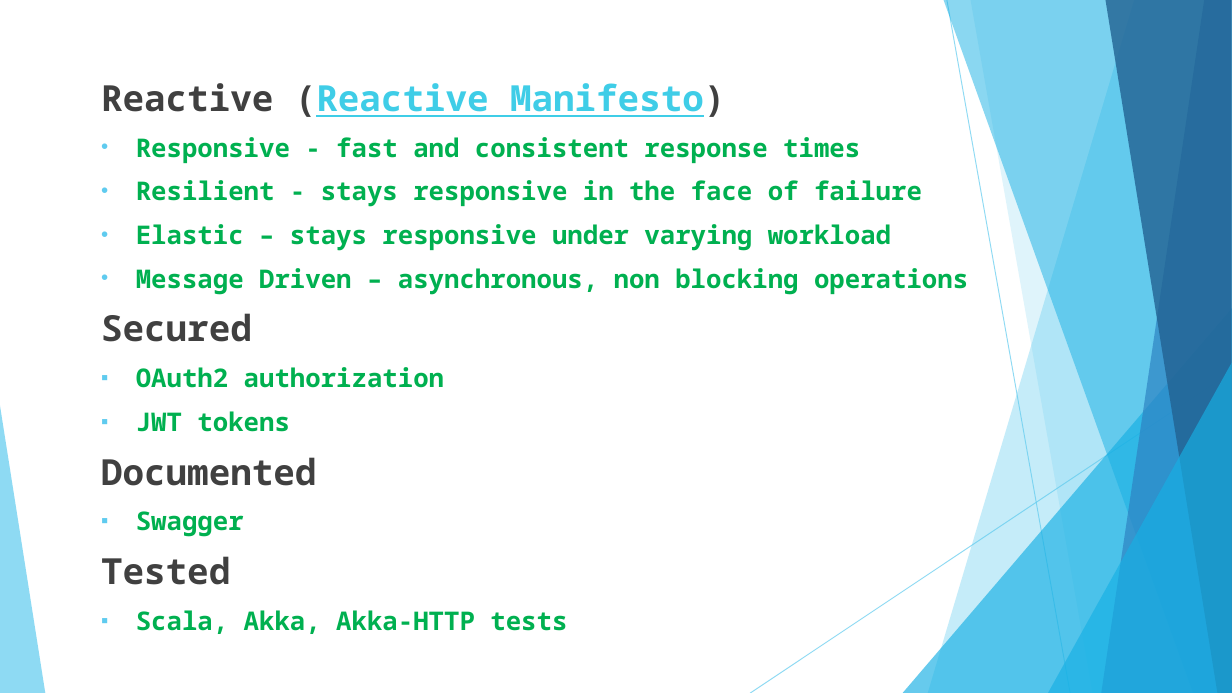
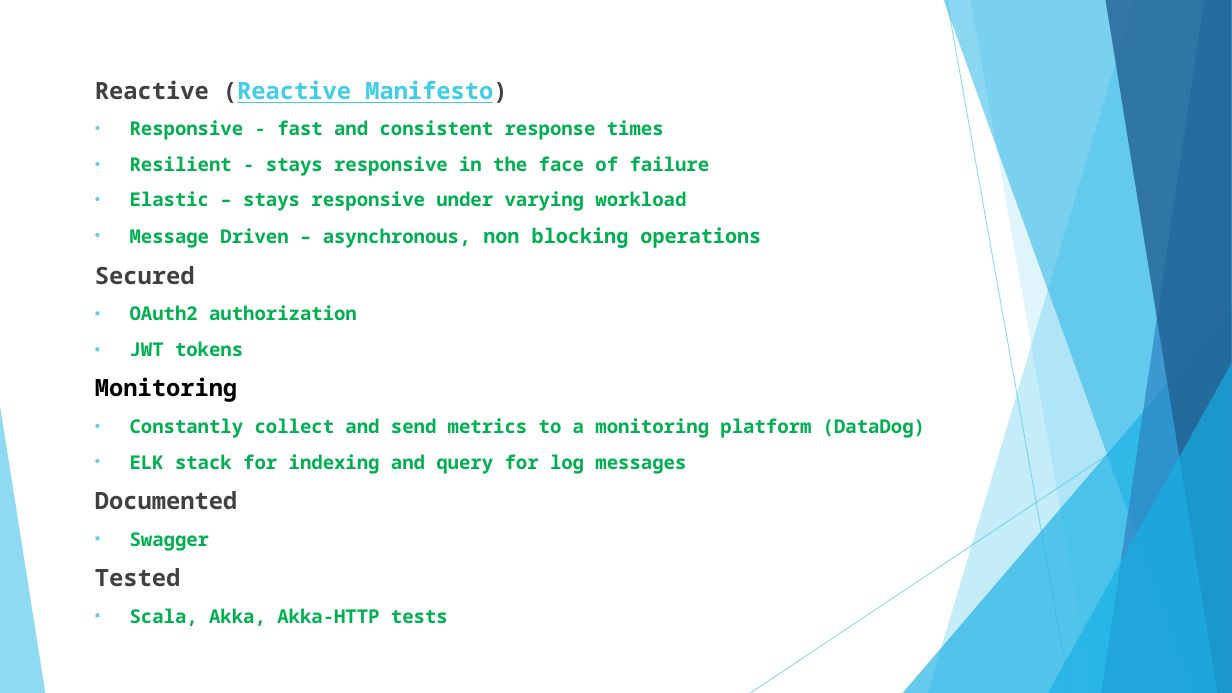
Before and after one commit to gmax-ws/akka-hhtp-microservice, a slide deck: slide 2 of presentation/reactive-microservice.pptx. Drawn at 1232x693 pixels with LibreOffice and Linux fonts; fonts in the diff are those of the drawing. Boxes give left, top, right and bottom in pixels: in the first picture for what was removed or moved away, otherwise in the second. Text is boxed around its words. In the diff, an @@ line names an element or a change of style, - is before the commit and + after.

Commit message:
update presentation

```diff
--- a/presentation/reactive-microservice.pptx
+++ b/presentation/reactive-microservice.pptx
@@ text at box(95, 80, 761, 626): size 28 to 18.5 pt in "Reactive (Reactive Manifesto)", "Secured", "Documented", "Tested"; size 20 to 14.8 pt in "Responsive - fast and consistent response times", "Resilient - stays responsive in the face ...", "Elastic – stays responsive under varying workload", "Message Driven – asynchronous," and 4 more places; size 20 to 15.7 pt in "asynchronous, non blocking operations" @@
@@ text at box(95, 377, 925, 474): paragraphs added @@
+Monitoring
+• Constantly collect and send metrics to a monitoring platform (DataDog)
+• ELK stack for indexing and query for log messages
```
Also in this commit, not shown: 1 other slide changed.
